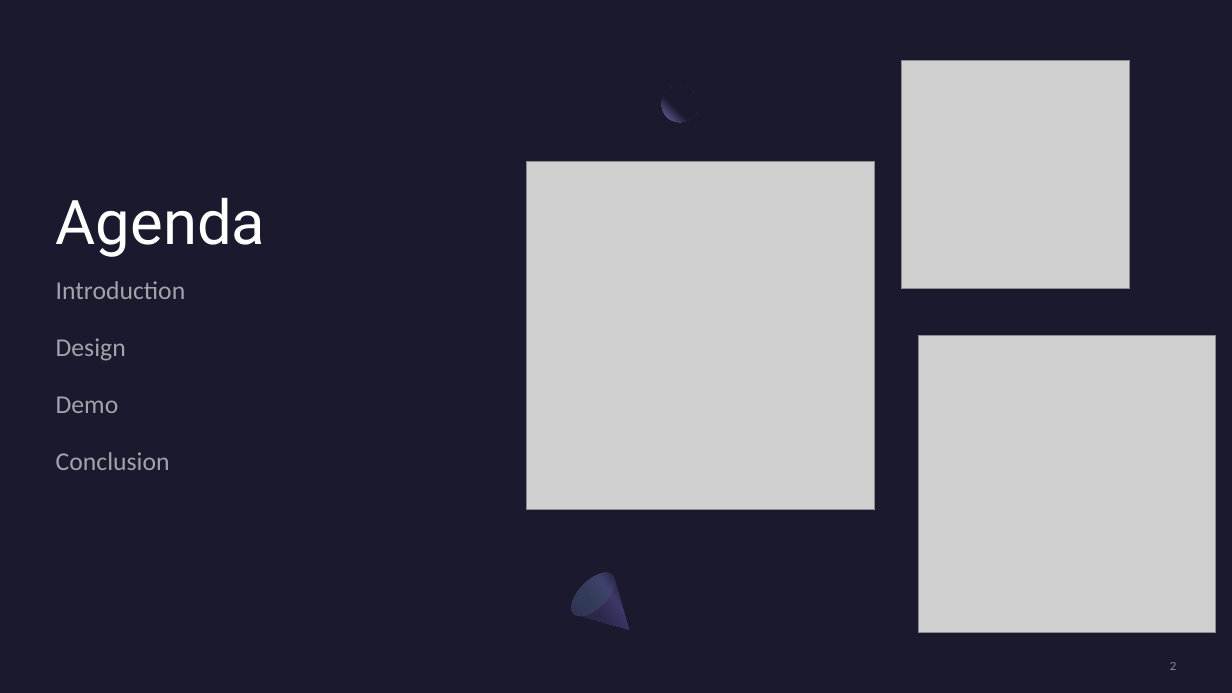
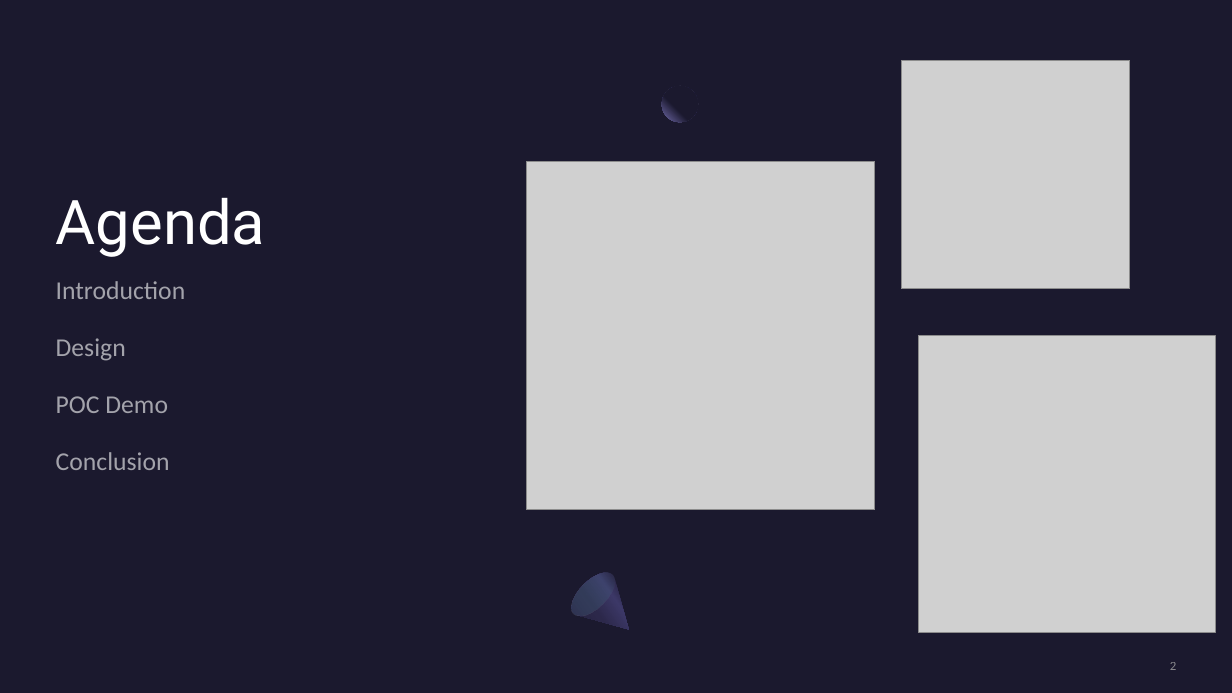
Before and after one commit to ashz30/LLMDocumentReading, a slide deck: slide 2 of Presentation/LLM based Document Information Extraction.pptx. Drawn at 1232x693 pixels with LibreOffice and Linux fonts; fonts in the diff are those of the drawing; grey boxes stand for pictures. Boxes give left, top, right and bottom in pixels: in the first picture for what was removed or moved away, otherwise in the second. Text is boxed around its words. In the diff, an @@ line names an element or a change of style, - is before the commit and + after.

```diff
--- a/Presentation/LLM based Document Information Extraction.pptx
+++ b/Presentation/LLM based Document Information Extraction.pptx
@@ text at (x1=56, y1=396, x2=168, y2=413): text changed @@
-Demo
+POC Demo
```
Also in this commit, not shown: 1 slide added.
